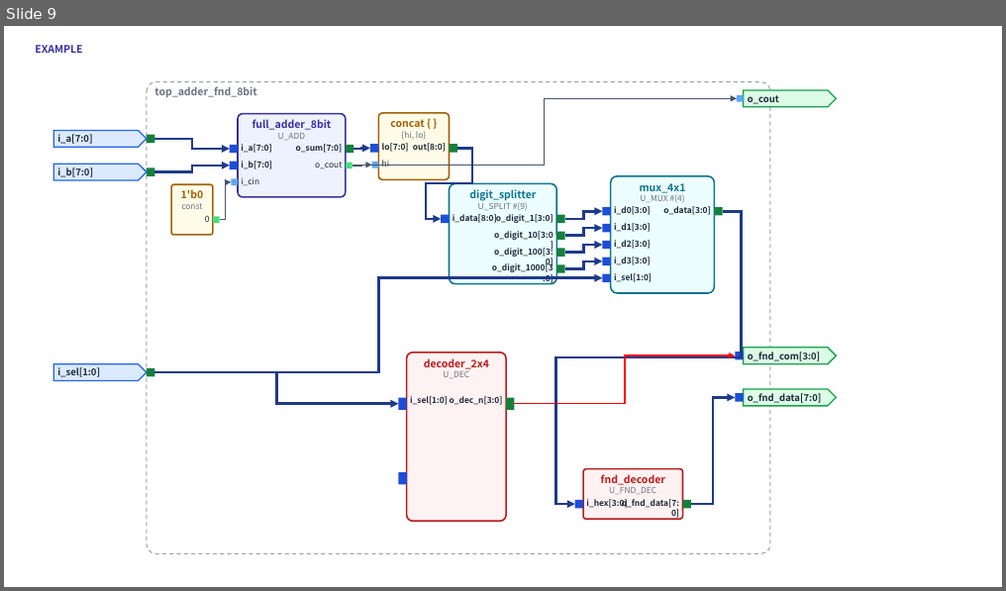
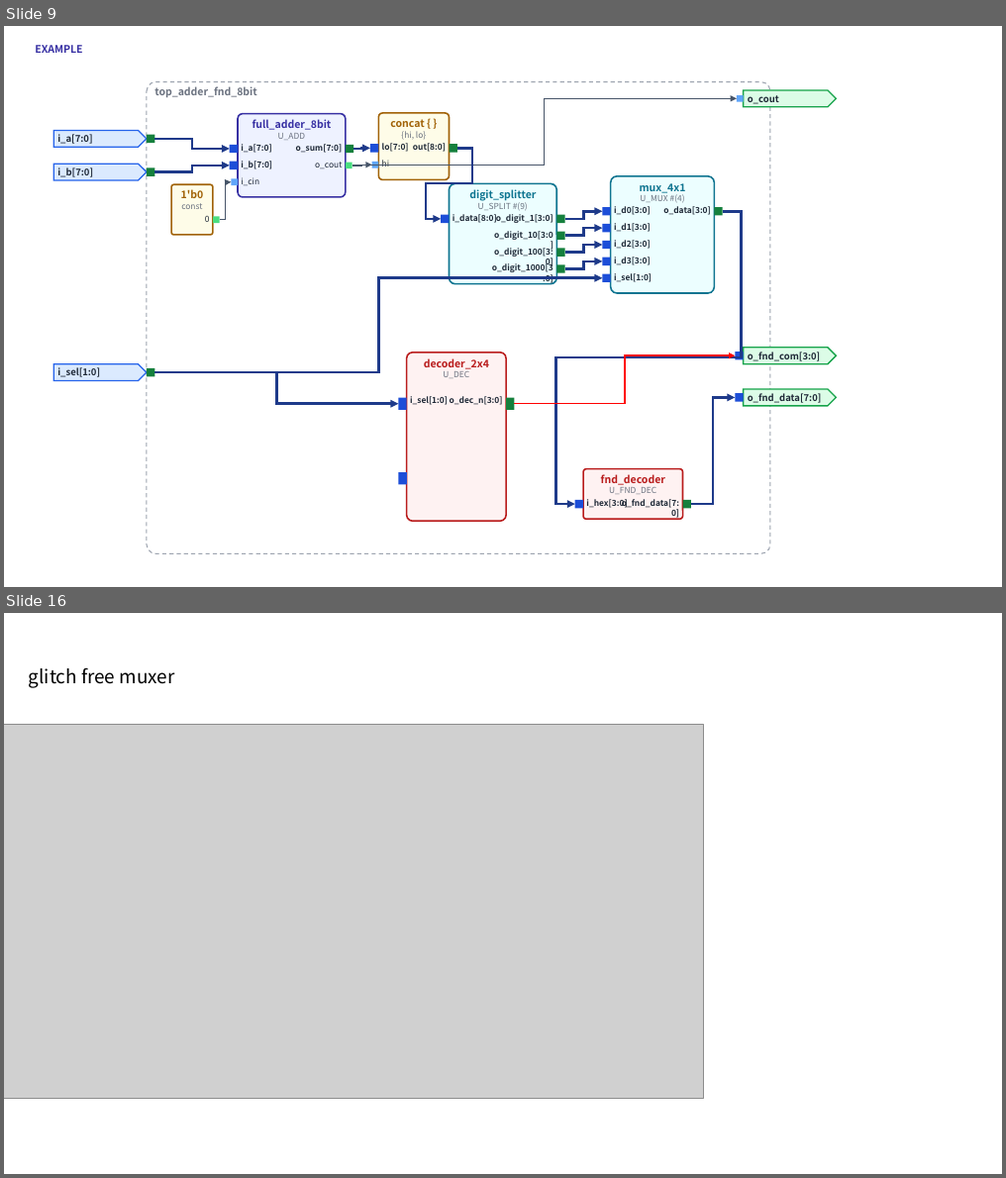
Before and after one commit to kimsacademy1234-max/System_Verilog, a slide deck: vfile/inform_module/module_library.pptx. Shown one above the other, each under a label of ours: slide 9 before the commit, slides 9 and 16 after it; the slides between them are not shown. The pictures are 1006x591 and 1006x1178 pixels, drawn with LibreOffice and Linux fonts; fonts in the diff are those of the drawing; grey boxes stand for pictures. Boxes give left, top, right and bottom in pixels: in the first picture for what was removed or moved away, otherwise in the second. Text is boxed around its words. In the diff, an @@ line names an element or a change of style, - is before the commit and + after.

```diff
--- a/vfile/inform_module/module_library.pptx
+++ b/vfile/inform_module/module_library.pptx
@@ slide 16 added at (4, 613, 1002, 1174), background #FFFFFF @@
@@ text added at (29, 667, 175, 688), 18 pt, text #000000 @@
+glitch free muxer
@@ picture added at (4, 724, 704, 1099) @@
```
Also in this commit, not shown: 9 other slides added, 13 other files.
